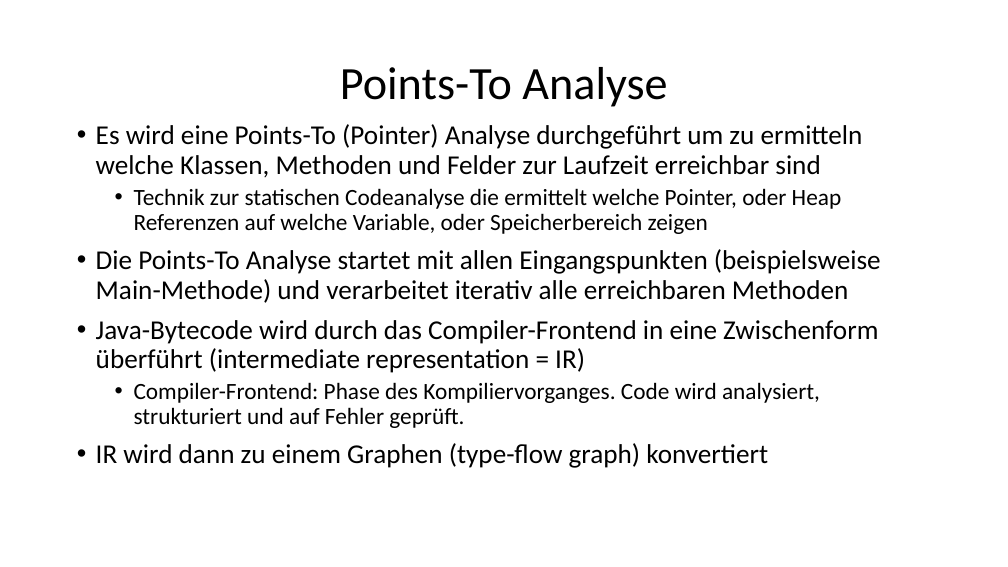
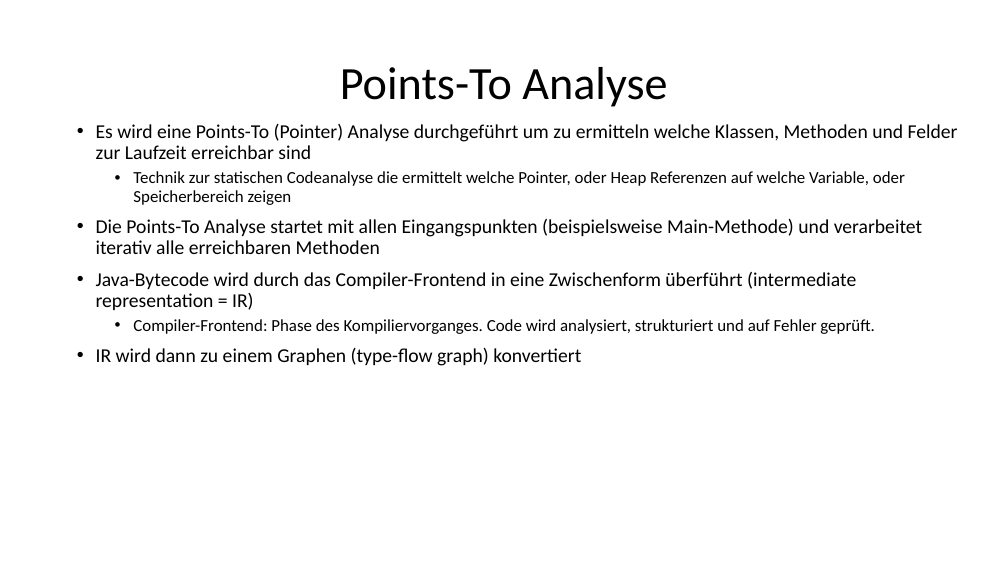
Before and after one commit to ErikSimonsen/Seminar_GraalVM_NativeImage, a slide deck: slide 9 of Seminar-GraalVM-NativeImage.pptx. Drawn at 1008x567 pixels with LibreOffice and Linux fonts; fonts in the diff are those of the drawing. Boxes give left, top, right and bottom in pixels: in the first picture for what was removed or moved away, otherwise in the second. Text is boxed around its words. In the diff, an @@ line names an element or a change of style, - is before the commit and + after.

```diff
--- a/Seminar-GraalVM-NativeImage.pptx
+++ b/Seminar-GraalVM-NativeImage.pptx
@@ text "Es wird eine Points-To (Pointer) ..." at (96,124,958,366): size 25.9 to 18.8 pt in "Es wird eine Points-To (Pointer) Analyse durchgeführt ...", "Die Points-To Analyse startet mit allen Eingangspunkten ...", "Java-Bytecode wird durch das Compiler-Frontend in eine ...", "IR wird dann zu einem Graphen (type-flow ..."; size 22.2 to 16.1 pt in "Technik zur statischen Codeanalyse die ermittelt welche ...", "Compiler-Frontend: Phase des Kompiliervorganges. Code wird a ..." @@
```
Also in this commit, not shown: 17 other slides changed, 1 slide added, 1 other file.
